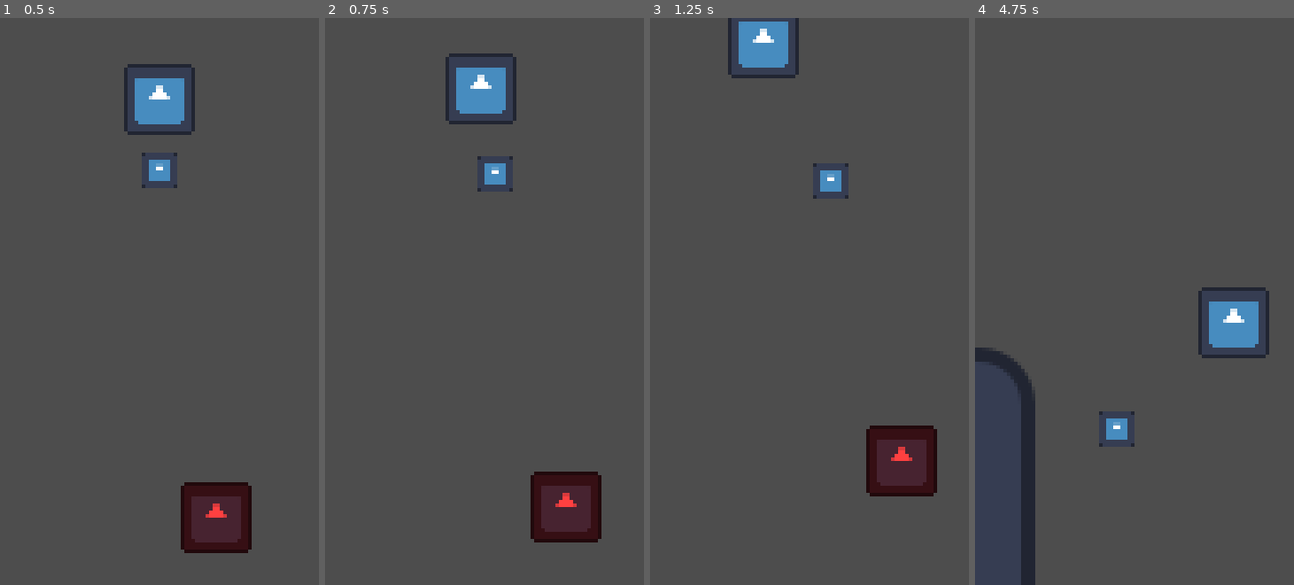
Above: before the commit, frames 1-4 (left to right).
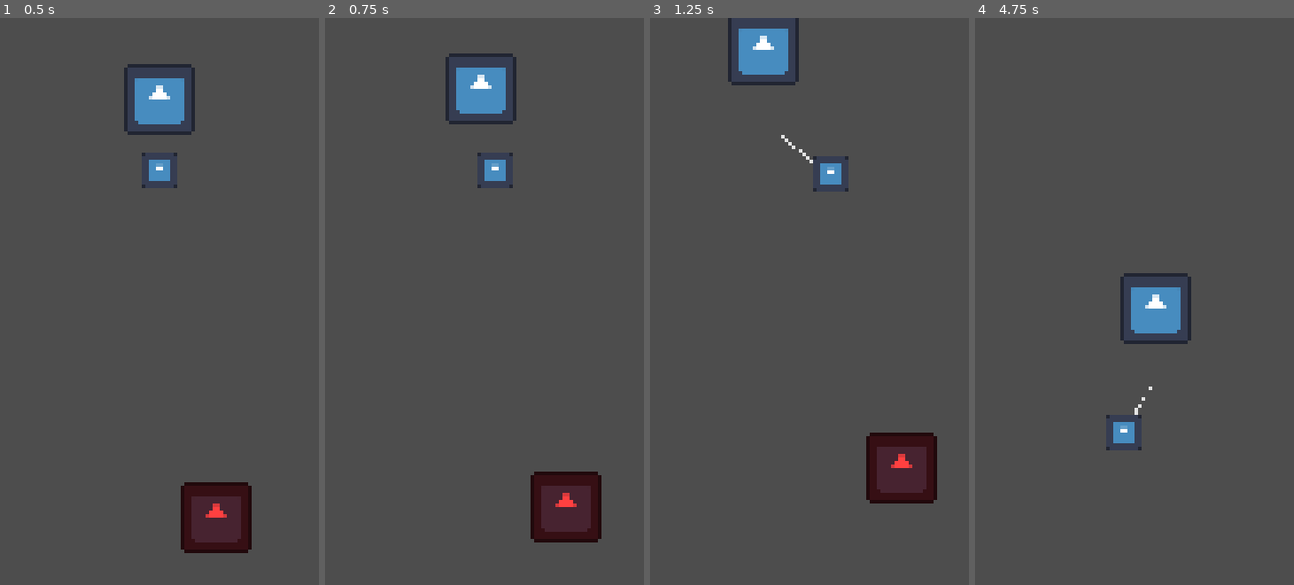
Above: after the commit, the same moments.

Repository: baconsaur/ludum-dare-58
Game: Godot game, scene res://scenes/game.tscn
Two runs of this game, one before a commit and one after it. Both use one fixed random seed, a clock stepped at 60 frames per second and the inputs below. The engine's default icon, where the game draws it, is replaced by a stand-in: a white triangle on a blue panel in a dark square.
Inputs:
- Up to frame 1 (0.5 s): no input
- Up to frame 2 (0.75 s): hold Right (right) from 0.53 s (still down); tap Space (action) at 0.6 s
- Up to frame 3 (1.25 s): keep holding Right (right)
- Up to frame 4 (4.75 s): release Right (right) at 1.28 s; hold Left (left) 1.28-2.03 s; tap Space (action) every 0.75 s from 1.35 to 4.35 s; hold Right (right) 2.03-3.53 s; hold Left (left) from 3.53 s (still down)

Frame 1 is identical in both runs. In frame 2, 0.2% of the frame differs, in the area x 47-59%, y 23-31%; in frame 3, 2.2%; in frame 4, 6.0%, in the area x 0-93%, y 45-100%.

Commit message:
Marginally better fishing

Diff:
--- a/scenes/fish.tscn
+++ b/scenes/fish.tscn
@@ -4,13 +4,15 @@
 [ext_resource type="Texture2D" uid="uid://dstft2ogyxgit" path="res://icon.svg" id="2_8g0i4"]
 
 [sub_resource type="RectangleShape2D" id="RectangleShape2D_nub35"]
-size = Vector2(12, 12)
+size = Vector2(16, 16)
 
 [sub_resource type="CircleShape2D" id="CircleShape2D_8g0i4"]
 radius = 24.63
 
 [node name="Fish" type="CharacterBody2D" groups=["catchable", "fish"]]
 modulate = Color(1, 0.25, 0.25, 1)
+collision_layer = 3
+motion_mode = 1
 script = ExtResource("1_n6yr6")
 
 [node name="CollisionShape2D" type="CollisionShape2D" parent="." groups=["catchable", "fish"]]
--- a/scenes/game.tscn
+++ b/scenes/game.tscn
@@ -8,7 +8,6 @@
 [ext_resource type="PackedScene" uid="uid://dcw6qoq4hayql" path="res://scenes/item.tscn" id="6_p57ef"]
 
 [node name="Main" type="Node2D"]
-position = Vector2(15, 11)
 
 [node name="Player" parent="." instance=ExtResource("3_lnu2h")]
 position = Vector2(156, 34)
@@ -40,3 +39,10 @@
 
 [node name="Item3" parent="." instance=ExtResource("6_p57ef")]
 position = Vector2(233, 354)
+
+[node name="Fish2" parent="." instance=ExtResource("4_lbhrr")]
+position = Vector2(211, 229)
+
+[node name="Fish3" parent="." instance=ExtResource("4_lbhrr")]
+position = Vector2(77, 204)
+scale = Vector2(1.0011723, 0.962963)
--- a/scenes/item.tscn
+++ b/scenes/item.tscn
@@ -8,6 +8,7 @@
 
 [node name="Item" type="RigidBody2D" groups=["catchable"]]
 modulate = Color(0.525, 1, 0.25, 1)
+lock_rotation = true
 contact_monitor = true
 max_contacts_reported = 10
 script = ExtResource("1_s8enn")
--- a/scenes/player.tscn
+++ b/scenes/player.tscn
@@ -14,12 +14,15 @@
 
 [node name="Hook" type="CharacterBody2D" parent="."]
 collision_mask = 2
+motion_mode = 1
 floor_stop_on_slope = false
+floor_max_angle = 0.0
 
 [node name="CollisionShape2D" type="CollisionShape2D" parent="Hook"]
 shape = SubResource("RectangleShape2D_3vyb7")
 
 [node name="HookSprite" type="Sprite2D" parent="Hook"]
+z_index = 1
 scale = Vector2(0.07812499, 0.078125)
 texture = ExtResource("2_g2els")
 
@@ -40,6 +43,11 @@
 [node name="CollisionShape2D" type="CollisionShape2D" parent="Hook/CatchRadius"]
 shape = SubResource("CircleShape2D_g2els")
 
+[node name="Line" type="Line2D" parent="."]
+points = PackedVector2Array(0, 0, 0, 0)
+width = 1.0
+default_color = Color(0.8884254, 0.88842535, 0.88842535, 1)
+
 [node name="PlayerSprite" type="Sprite2D" parent="."]
 position = Vector2(0, -20.000015)
 scale = Vector2(0.15625, 0.15625001)
--- a/scenes/terrain.tscn
+++ b/scenes/terrain.tscn
@@ -1,11 +1,16 @@
-[gd_scene load_steps=3 format=3 uid="uid://cyclcira4yt1e"]
+[gd_scene load_steps=4 format=3 uid="uid://cyclcira4yt1e"]
 
 [ext_resource type="Texture2D" uid="uid://dstft2ogyxgit" path="res://icon.svg" id="1_b0j75"]
+
+[sub_resource type="PhysicsMaterial" id="PhysicsMaterial_b0j75"]
+friction = 0.0
 
 [sub_resource type="RectangleShape2D" id="RectangleShape2D_b0j75"]
 size = Vector2(118, 122)
 
 [node name="Terrain" type="StaticBody2D"]
+collision_layer = 3
+physics_material_override = SubResource("PhysicsMaterial_b0j75")
 
 [node name="CollisionShape2D" type="CollisionShape2D" parent="."]
 shape = SubResource("RectangleShape2D_b0j75")
--- a/scripts/fish_controller.gd
+++ b/scripts/fish_controller.gd
@@ -28,7 +28,9 @@
 		x_direction = 1
 
 	velocity.x = x_direction * idle_speed
-	move_and_slide()
+	var collided = move_and_slide()
+	if collided:
+		x_direction *= -1
 
 func alert():
 	if state != State.IDLE:
--- a/scripts/item.gd
+++ b/scripts/item.gd
@@ -15,7 +15,6 @@
 	freeze = false
 
 func _on_body_entered(body: Node) -> void:
-	print_debug(body.name)
 	if body.name != "Hook":
 		return
 	var player: Node2D = body.get_parent()
--- a/scripts/player_controller.gd
+++ b/scripts/player_controller.gd
@@ -3,20 +3,26 @@
 	IDLE,
 	DESCENDING,
 	ASCENDING,
+	COOLDOWN,
 }
 
-@export var ascend_speed: Vector2 = Vector2(30.0, -35.0)
-@export var descend_speed: Vector2 = Vector2(30.0, 30.0)
+@export var ascend_speed: Vector2 = Vector2(40.0, -30.0)
+@export var descend_speed: Vector2 = Vector2(30.0, 25.0)
 @export var hook_origin: Vector2 = Vector2.ZERO
 @export var camera_offset: int = 40
+@export var max_depth: int = 200
+@export var cooldown_time: float = 2.0
+@export var shake_cost: float = 3.0
 
-var energy: int = 100
+var energy: float = 100.0
 var state: State = State.IDLE
+var fish_on_hook: bool = false
 
 @onready var hook = $Hook
 @onready var catches = $Hook/Catches
 @onready var collection = $Collection
 @onready var camera = $Hook/Camera2D
+@onready var line: Line2D = $Line
 
 func _ready() -> void:
 	hook.position = hook_origin
@@ -30,13 +36,19 @@
 	move_hook(delta)
 
 func take_action():
-	if state == State.IDLE:
+	if state == State.COOLDOWN or energy <= 0:
+		return
+	elif state == State.IDLE:
 		cast()
 	elif state == State.DESCENDING:
 		reel()
+	elif fish_on_hook:
+		shake()
+	elif state == State.ASCENDING:
+		set_state(State.DESCENDING)
 
 func cast():
-	if state != State.IDLE:
+	if state != State.IDLE or energy <= 0:
 		return
 	set_state(State.DESCENDING)
 
@@ -58,35 +70,73 @@
 	hook.move_and_slide()
 
 	if hook.position.y <= hook_origin.y:
-		hook.position = hook_origin
-		call_deferred('process_catches')
-		set_state(State.IDLE)
+		catch()
+	elif hook.position.y >= max_depth:
+		reel()
+	elif state == State.ASCENDING and hook.velocity.y <= 0.01:
+		hook.position.x = hook.position.move_toward(hook_origin, ascend_speed.x * delta).x
+
+	line.set_point_position(1, hook.position)
+	if state == State.DESCENDING:
+		spend_energy(delta)
+
+func spend_energy(delta):
+	if energy <= 0:
+		return
+
+	energy -= delta
+	if energy <= 0 and state == State.DESCENDING:
+		set_state(State.ASCENDING)
 
 func hook_item(item: Node2D):
 	item.call_deferred("hook", catches)
-	reel()
+	if item.is_in_group("fish"):
+		fish_on_hook = true
+		reel()
 
 func reel():
 	if state != State.DESCENDING:
 		return
 
+	hook.velocity = Vector2.ZERO
 	camera.position.y = -camera_offset
-	set_state(State.ASCENDING)
+	cooldown(0.15, State.ASCENDING)
 
 func shake():
 	if state != State.ASCENDING:
 		return
+	print("AAAA")
+	spend_energy(shake_cost)
+
+func catch():
+	camera.position.y = camera_offset
+	hook.position = hook_origin
+	hook.velocity = Vector2.ZERO
+	fish_on_hook = false
+	call_deferred('process_catches')
+
+func cooldown(seconds, next_state: State=state):
+	set_state(State.COOLDOWN)
+	var timer = Timer.new()
+	timer.connect("timeout", func(): set_state(next_state); timer.queue_free())
+	timer.wait_time = seconds
+	timer.one_shot = true
+	add_child(timer)
+	timer.start()
 
 func process_catches():
-	for catch in catches.get_children():
-		if catch.is_in_group("fish"):
+	cooldown(0.25 * (catches.get_child_count() + 1), State.IDLE)
+
+	for item in catches.get_children():
+		if item.is_in_group("fish"):
 			# TODO death or whatever
-			catch.queue_free()
+			item.queue_free()
 		else:
-			catches.remove_child(catch)
-			collection.add_child(catch)
-			catch.global_position = collection.global_position
+			catches.remove_child(item)
+			collection.add_child(item)
+			item.global_position = collection.global_position
 
 func set_state(new_state):
+	print_debug(new_state)
 	# TODO exit/enter transitions
 	state = new_state
